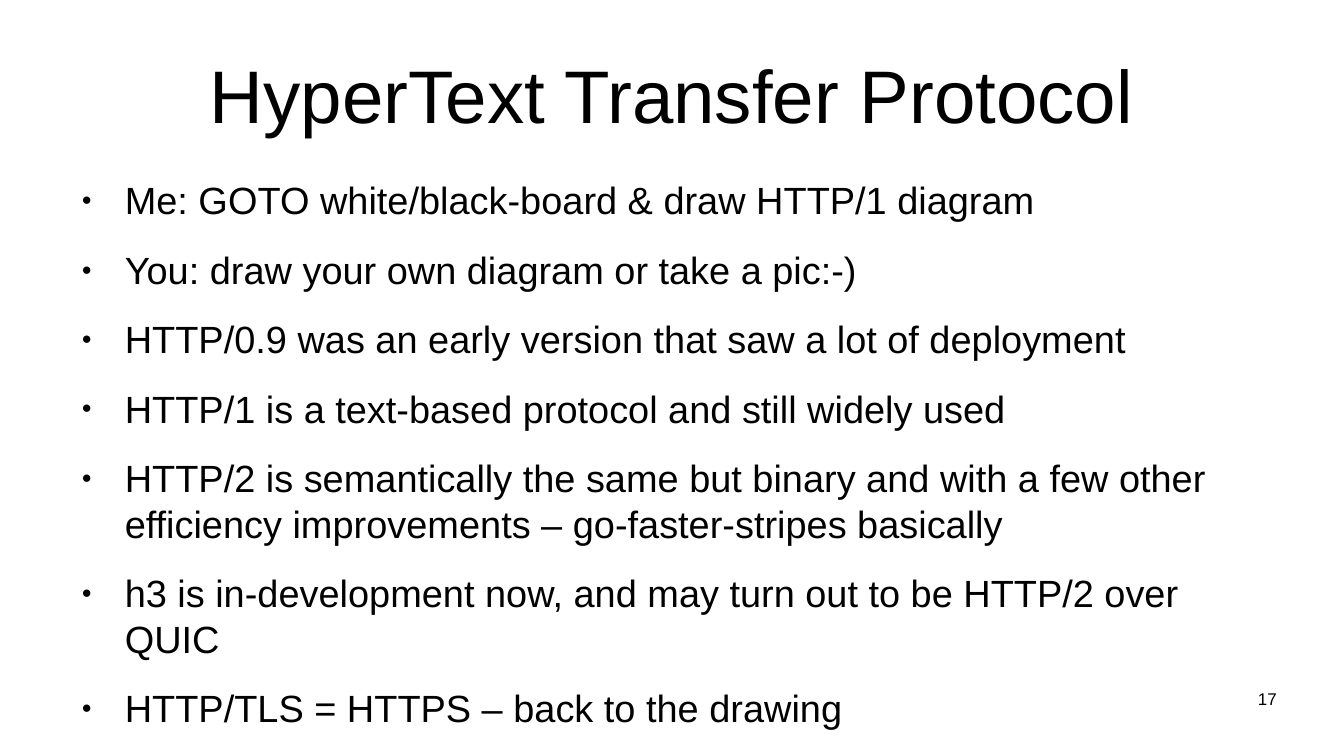
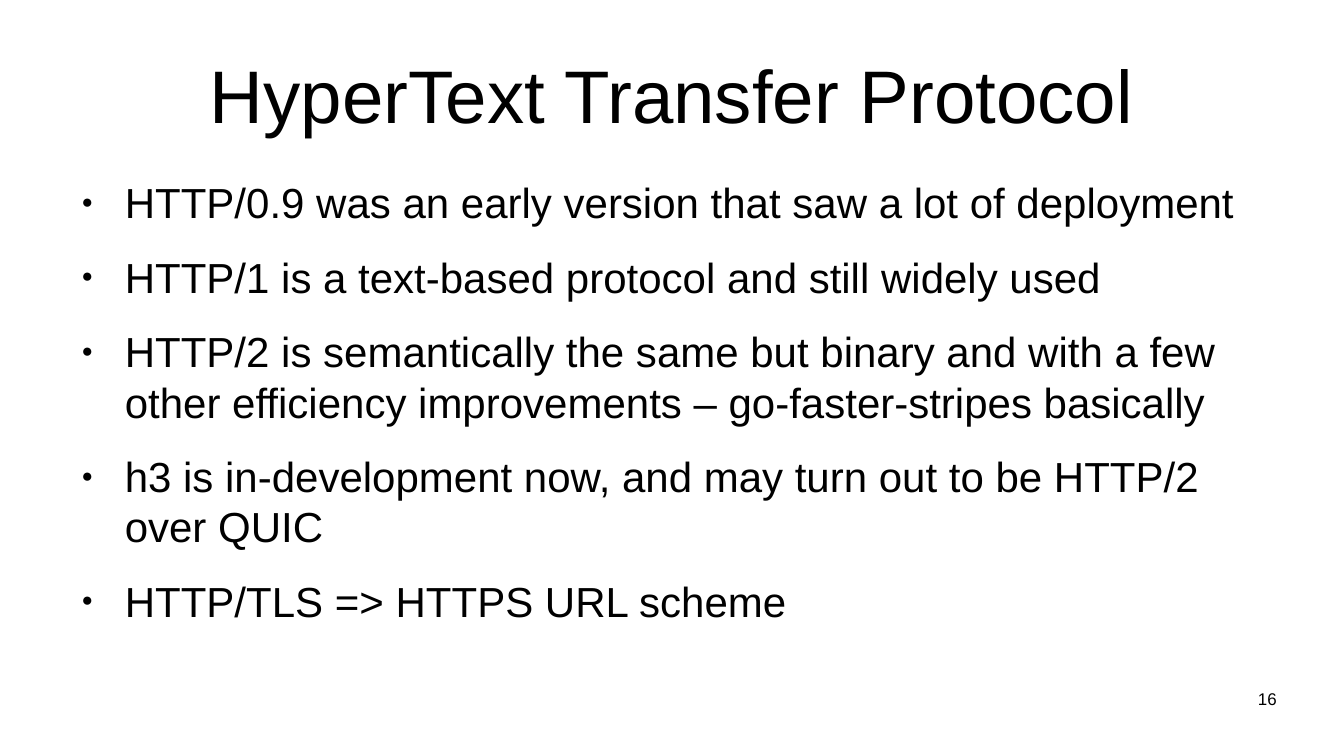
Before and after one commit to sftcd/witidtm, a slide deck: slide 16 of lectures/200-web.odp (slide 17 before the commit). Drawn at 1344x756 pixels with LibreOffice and Linux fonts; fonts in the diff are those of the drawing. Boxes give left, top, right and bottom in pixels: in the first picture for what was removed or moved away, otherwise in the second. Text is boxed around its words. In the diff, an @@ line names an element or a change of style, - is before the commit and + after.

```diff
--- a/lectures/200-web.odp
+++ b/lectures/200-web.odp
@@ text at (125,186,1034,291): paragraphs removed @@
-● Me: GOTO white/black-board & draw HTTP/1 diagram
-● You: draw your own diagram or take a pic:-)
@@ text at (125,187,1233,550): size 22.4 to 24.8 pt @@
@@ text at (125,586,786,618): text changed; size 22.4 to 24.8 pt @@
-● HTTP/TLS = HTTPS – back to the drawing
+● HTTP/TLS => HTTPS URL scheme
@@ page number at (1258,693,1277,705): text changed @@
-17
+16
```
Also in this commit, not shown: 10 other slides changed, 3 slides added, 4 other files.
